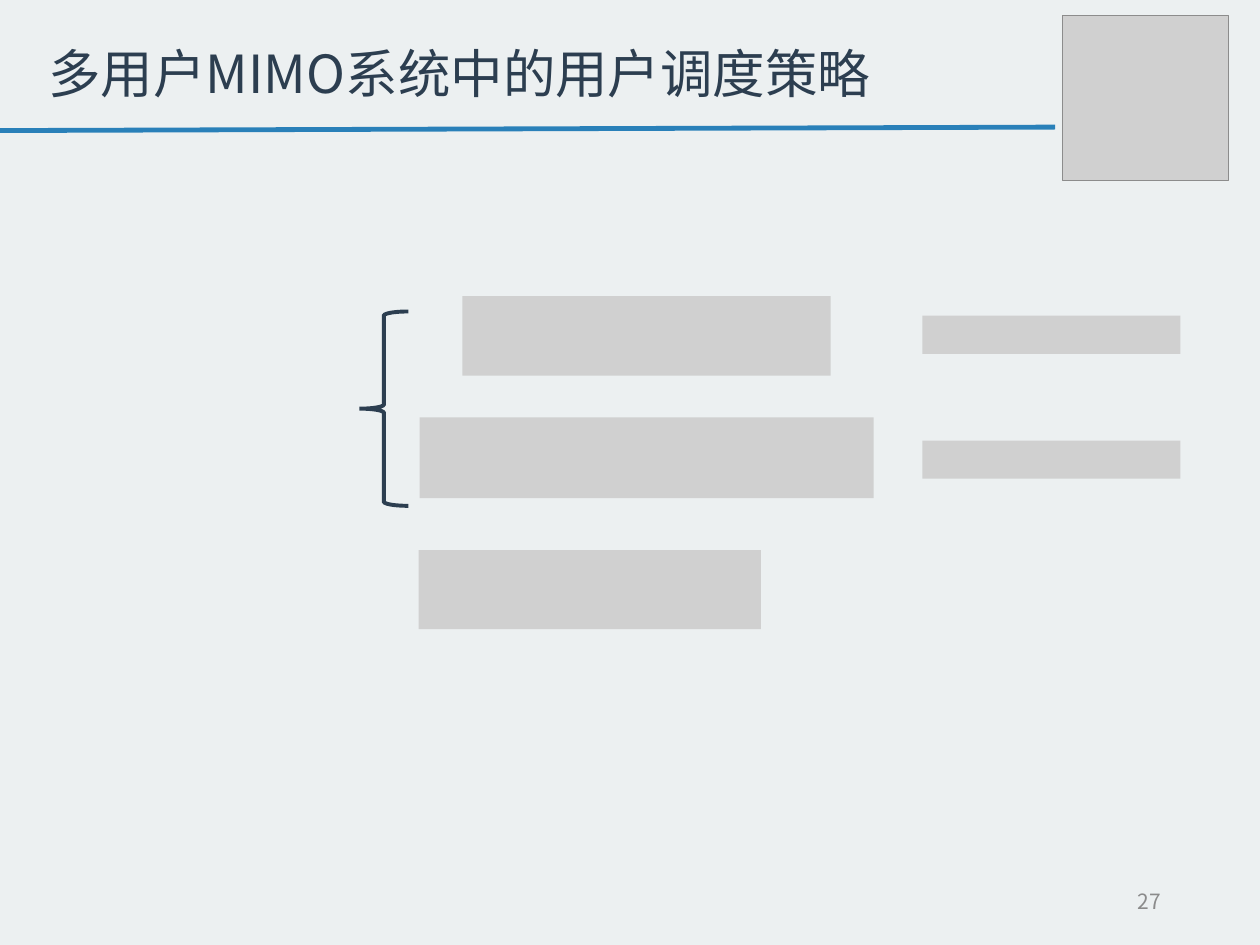
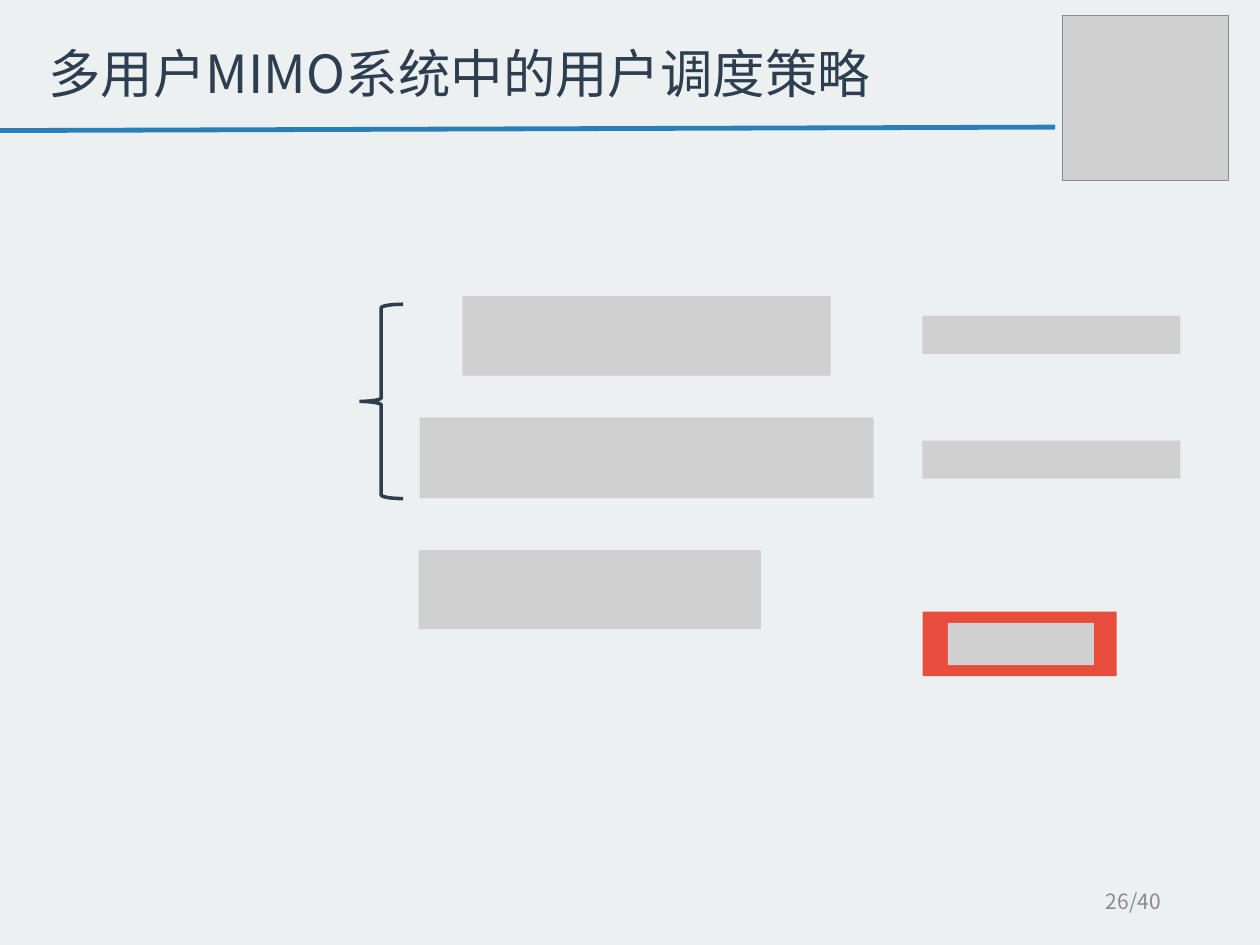
Before and after one commit to tangzhaoshu/playground, a slide deck: slide 26 of ResearchWork/毕业答辩--唐兆树.pptx (slide 27 before the commit). Drawn at 1260x945 pixels with LibreOffice and Linux fonts; fonts in the diff are those of the drawing; grey boxes stand for pictures. Boxes give left, top, right and bottom in pixels: in the first picture for what was removed or moved away, otherwise in the second. Text is boxed around its words. In the diff, an @@ line names an element or a change of style, - is before the commit and + after.

```diff
--- a/ResearchWork/毕业答辩--唐兆树.pptx
+++ b/ResearchWork/毕业答辩--唐兆树.pptx
@@ left brace: place and size @@
-left brace at bbox=[359, 311, 408, 505]
+left brace at bbox=[359, 304, 403, 498]
@@ left brace at bbox=[359, 304, 403, 498]: outline #2C3E50 2.25 pt to #2C3E50 2 pt @@
@@ rectangle added at bbox=[922, 612, 1116, 677], fill #E74C3C @@
@@ rectangle added at bbox=[927, 617, 1109, 670], fill #E74C3C @@
@@ picture added at bbox=[948, 622, 1094, 665] @@
@@ page number at bbox=[1106, 892, 1161, 913]: text changed @@
-27
+26/40
```
Also in this commit, not shown: 23 other slides changed, 1 slide added, 18 other files.
